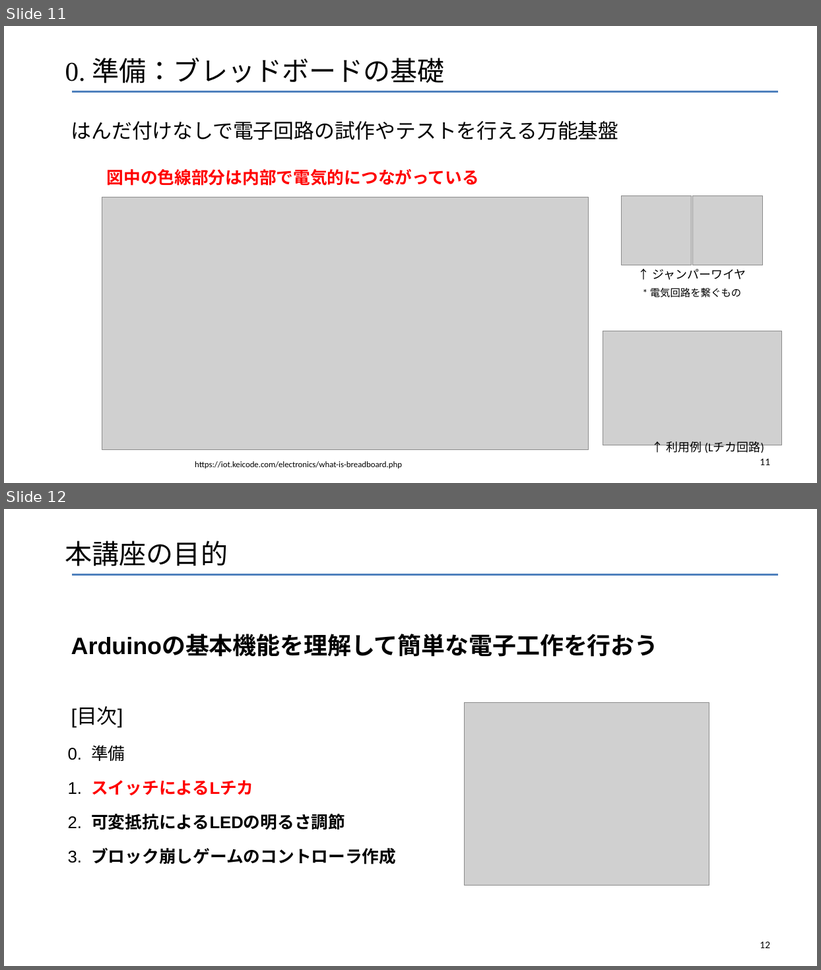
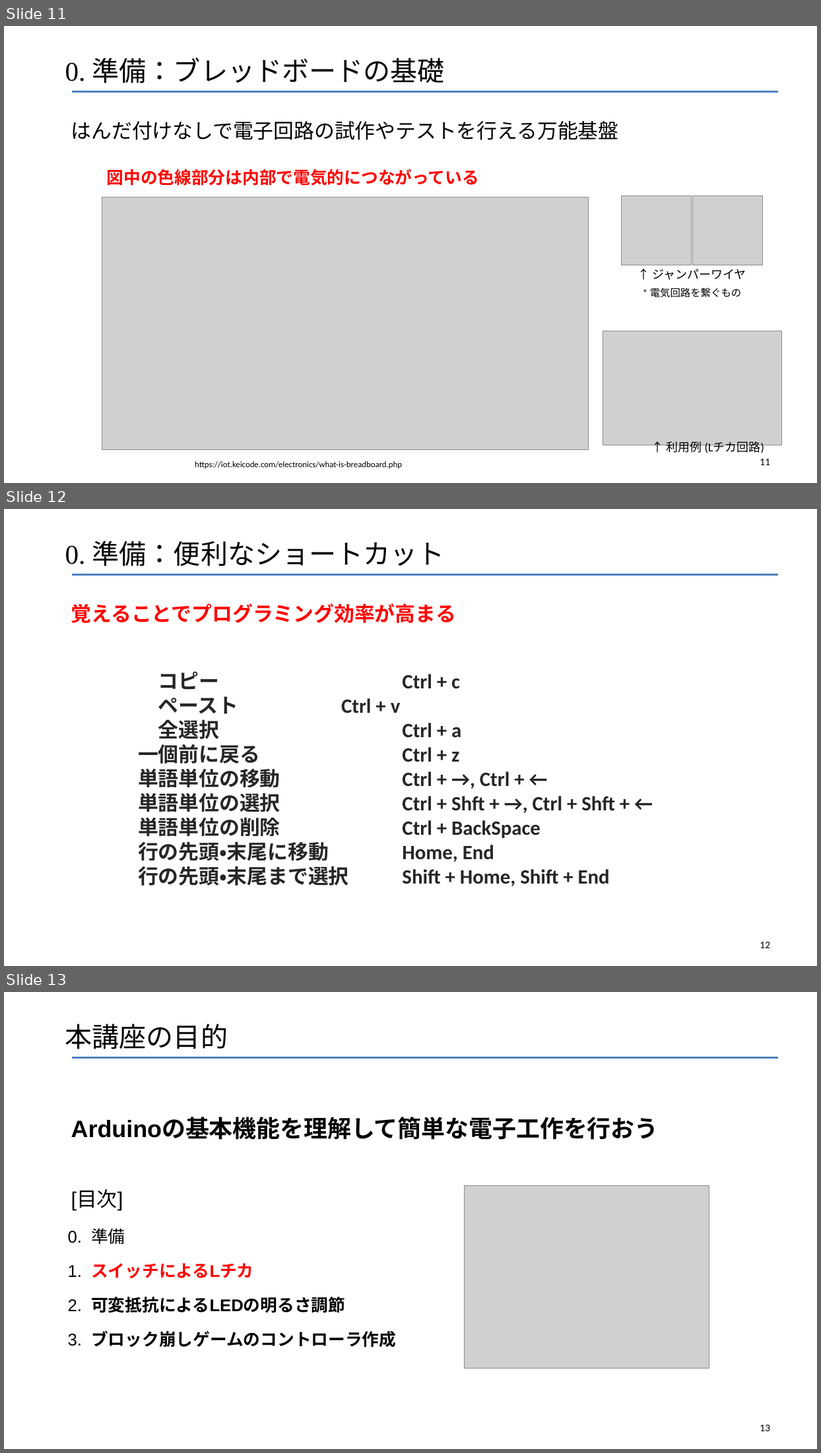
Before and after one commit to robot-cs/Tech-Education-Hub, a slide deck: Arduino-Basics/Arduino講座1.pptx. Shown one above the other, each under a label of ours: slides 11 and 12 before the commit, slides 11, 12 and 13 after it. The pictures are 821x970 and 821x1453 pixels, drawn with LibreOffice and Linux fonts; fonts in the diff are those of the drawing; grey boxes stand for pictures. Boxes give left, top, right and bottom in pixels: in the first picture for what was removed or moved away, otherwise in the second. Text is boxed around its words. In the diff, an @@ line names an element or a change of style, - is before the commit and + after.

```diff
--- a/Arduino-Basics/Arduino講座1.pptx
+++ b/Arduino-Basics/Arduino講座1.pptx
@@ slide 12 added at box(4, 509, 817, 966), background #FFFFFF; not listed: 1 template element that a slide beside it also shows @@
@@ title added at box(65, 541, 445, 566), 32 pt, text #000000 @@
+0. 準備：便利なショートカット
@@ text added at box(71, 603, 456, 623), 24 pt, text #FF0000, bold @@
+覚えることでプログラミング効率が高まる
@@ text added at box(138, 671, 614, 887), 24 pt, text #262626, bold @@
+コピー Ctrl + c
+ペースト Ctrl + v
+全選択 Ctrl + a
+一個前に戻る Ctrl + z
+単語単位の移動 Ctrl + →, Ctrl + ←
+単語単位の選択 Ctrl + Shft + →, Ctrl + Shft + ←
+単語単位の削除 Ctrl + BackSpace
+行の先頭・末尾に移動 Home, End
+行の先頭・末尾まで選択 Shift + Home, Shift + End
@@ page number added at box(760, 942, 770, 949), 12 pt, text #000000 @@
+12
@@ what was slide 12 is now slide 13 @@
@@ page number at box(760, 1425, 770, 1432): text changed @@
-12
+13
```
Also in this commit, not shown: 10 slides changed, 5 other slides added.
